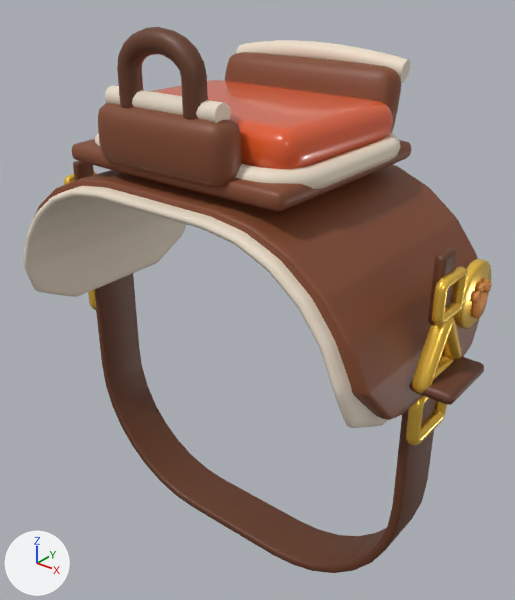
Before and after pictures for a commit that changed the glTF model art/models/Saddle.glb.
Camera for both pictures: a camera (50 mm lens) standing at (1.77, -2.12, 0.81) and looking at (0.03, 0.06, -0.54). The axes (+X, +Y, +Z) are drawn at lower left. The lights are the same throughout. The first picture is the older version. Where no turn or scale is listed for an object, it has been applied to the vertices. Vertices at exactly the same position are counted once.

The scene before the commit, as lines of its bpy script (objects in view):
```python
me_cube_001 = bpy.data.meshes.new('Cube.001')
me_cube_001.from_pydata(...)  # 2402 vertices, 4800 faces; spans x -0.474..0.474, y -0.359..0.359, z -0.089..0.089
me_cube_001.materials.append(mat_cushion)  # orange #e55927
me_girthbuckle = bpy.data.meshes.new('GirthBuckle')
me_girthbuckle.from_pydata(...)  # 3960 vertices, 7912 faces; spans x -0.96..0.96, y -0.22..0.33, z -0.82..-0.12
me_girthbuckle.materials.append(mat_gold)  # yellow #ffce50
me_handle = bpy.data.meshes.new('Handle')
me_handle.from_pydata(...)  # 1676 vertices, 3332 faces; spans x -1.05..1.05, y -0.46..0.12, z -1.74..0.6
me_handle.materials.append(mat_dark)  # brown #653821
me_pad = bpy.data.meshes.new('Pad')
me_pad.from_pydata(...)  # 2786 vertices, 5560 faces; spans x -0.84..0.84, y -0.52..0.55, z -0.66..0.48
me_pad.materials.append(mat_cream)  # pale yellow #eddfcb
me_panels = bpy.data.meshes.new('Panels')
me_panels.from_pydata(...)  # 3392 vertices, 6768 faces; spans x -0.9..0.9, y -0.49..0.51, z -0.6..0.43
me_panels.materials.append(mat_leather)  # brown #81482c
ob_saddle__cream = bpy.data.objects.new('Saddle__cream', me_pad)
ob_saddle__cream.location = (0.0, 0.0, 0.0)
ob_saddle__cushion = bpy.data.objects.new('Saddle__cushion', me_cube_001)
ob_saddle__cushion.location = (0.0, 0.02, 0.23)
ob_saddle__dark = bpy.data.objects.new('Saddle__dark', me_handle)
ob_saddle__dark.location = (0.0, 0.0, 0.0)
ob_saddle__gold = bpy.data.objects.new('Saddle__gold', me_girthbuckle)
ob_saddle__gold.location = (0.0, 0.0, 0.0)
ob_saddle__leather = bpy.data.objects.new('Saddle__leather', me_panels)
ob_saddle__leather.location = (0.0, 0.0, 0.0)
```
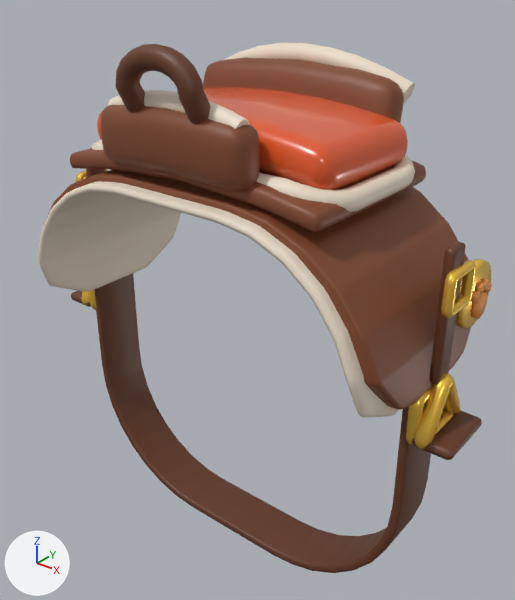
The change, as a list of edits to the scene's bpy script:
```text
Change me_pad:
    remove me_pad.from_pydata(...)  # 2786 vertices, 5560 faces; spans x -0.84..0.84, y -0.52..0.55, z -0.66..0.48
    add me_pad.from_pydata(...)  # 2786 vertices, 5560 faces; spans x -0.84..0.84, y -0.45..0.47, z -0.66..0.48
    me_pad part 1: 2594 of 2786 vertices moved; they spanned x -0.84..0.84, y -0.52..0.55, z -0.66..0.48 and now span x -0.84..0.84, y -0.45..0.47, z -0.66..0.48; mean shift (0.0, 0.0, -0.01); largest move (-0.48, 0.28, 0.19) -> (-0.58, 0.21, 0.12)
Change me_cube_001:
    remove me_cube_001.from_pydata(...)  # 2402 vertices, 4800 faces; spans x -0.474..0.474, y -0.359..0.359, z -0.089..0.089
    add me_cube_001.from_pydata(...)  # 2402 vertices, 4800 faces; spans x -0.574..0.574, y -0.299..0.299, z -0.132..0.089
    me_cube_001 part 2: 2400 of 2402 vertices moved; they spanned x -0.474..0.474, y -0.359..0.359, z -0.089..0.089 and now span x -0.574..0.574, y -0.299..0.299, z -0.132..0.089; mean shift (0.0, 0.0, -0.044); largest move (-0.469, 0.301, 0.0) -> (-0.569, 0.242, -0.058)
Change me_handle:
    remove me_handle.from_pydata(...)  # 1676 vertices, 3332 faces; spans x -1.05..1.05, y -0.46..0.12, z -1.74..0.6
    add me_handle.from_pydata(...)  # 1676 vertices, 3332 faces; spans x -1.05..1.05, y -0.47..0.14, z -1.74..0.55
    me_handle part 3: the loose piece of 56 vertices spanning x -1.05..-0.89, y -0.21..0.07, z -0.52..-0.48 is moved by (0.0, 0.07, -0.27)
    me_handle part 4: the loose piece of 56 vertices spanning x 0.89..1.05, y -0.21..0.07, z -0.52..-0.48 is moved by (0.0, 0.07, -0.27)
    me_handle part 5: 156 of 1676 vertices moved; they spanned x -0.19..0.19, y -0.46..-0.37, z 0.34..0.6 and now span x -0.19..0.19, y -0.47..-0.34, z 0.3..0.55; mean shift (0.0, -0.01, -0.05); largest move (0.0, -0.39, 0.6) -> (0.0, -0.45, 0.47)
    me_handle part 6: all 28 vertices in x -0.93..-0.89, y -0.12..-0.02, z -0.06..-0.05 are moved by (0.0, 0.07, 0.0)
    me_handle part 7: all 28 vertices in x 0.89..0.93, y -0.12..-0.02, z -0.06..-0.05 are moved by (0.0, 0.07, 0.0)
    other edits to the shape of me_handle do not show in these pictures
Change me_girthbuckle:
    remove me_girthbuckle.from_pydata(...)  # 3960 vertices, 7912 faces; spans x -0.96..0.96, y -0.22..0.33, z -0.82..-0.12
    add me_girthbuckle.from_pydata(...)  # 3964 vertices, 7924 faces; spans x -0.96..0.96, y -0.15..0.33, z -0.82..-0.12
    me_girthbuckle part 8: 1194 vertices removed from x -0.96..-0.9, y -0.22..0.08, z -0.53..-0.12; 1196 vertices added at x -0.96..-0.9, y -0.15..0.15, z -0.8..-0.12
    me_girthbuckle part 9: 1194 vertices removed from x 0.9..0.96, y -0.22..0.08, z -0.53..-0.12; 1196 vertices added at x 0.9..0.96, y -0.15..0.15, z -0.8..-0.12
Change me_panels:
    remove me_panels.from_pydata(...)  # 3392 vertices, 6768 faces; spans x -0.9..0.9, y -0.49..0.51, z -0.6..0.43
    add me_panels.from_pydata(...)  # 3392 vertices, 6768 faces; spans x -0.9..0.9, y -0.44..0.44, z -0.6..0.43
    me_panels part 10: the loose piece of 386 vertices spanning x -0.31..0.31, y -0.49..-0.32, z 0.11..0.35 is scaled about its middle by (1.14, 1, 1), then moved by (0.0, 0.04, -0.01)
    me_panels part 11: 2812 of 3392 vertices moved; they spanned x -0.9..0.9, y -0.47..0.51, z -0.6..0.43 and now span x -0.9..0.9, y -0.4..0.44, z -0.6..0.43; mean shift (0.0, -0.01, -0.01); largest move (-0.51, -0.42, 0.12) -> (-0.61, -0.36, 0.05)
```

Pixel boxes [x1, y1, x2, y2] of what changed, in the pictures (515 x 600 px; the box of a moved part takes in the faces that stretch with it):
'Saddle__leather', reshaped: before [31, 52, 479, 420]; after [43, 58, 471, 410]
'Saddle__cream', reshaped: before [23, 40, 410, 428]; after [38, 43, 415, 417]
'Saddle__dark', reshaped: before [73, 27, 484, 573]; after [71, 44, 482, 573]
'Saddle__cushion', reshaped (8% wider, 16% taller): before [104, 80, 393, 169]; after [97, 87, 408, 190]
'Saddle__gold', reshaped: before [64, 171, 491, 446]; after [76, 169, 491, 449]
part 3 of me_handle, moved or reshaped (not visible before): after [71, 290, 91, 307]
part 4 of me_handle, moved or reshaped: before [410, 354, 484, 405]; after [412, 409, 482, 460]
part 5 of me_handle, moved or reshaped: before [117, 27, 208, 118]; after [116, 44, 211, 124]
part 6 of me_handle, moved or reshaped (mostly hidden afterwards): before [73, 161, 94, 181]; after [86, 169, 106, 178]
part 7 of me_handle, moved or reshaped: before [428, 248, 456, 322]; after [430, 242, 466, 383]
part 8 of me_girthbuckle, moved or reshaped (mostly hidden): before [64, 171, 97, 185]; after [76, 169, 108, 305]
part 9 of me_girthbuckle, moved or reshaped: before [412, 266, 467, 394]; after [414, 260, 476, 449]
part 10 of me_panels, moved or reshaped: before [98, 103, 242, 188]; after [101, 105, 260, 191]
part 11 of me_panels, moved or reshaped: before [31, 52, 479, 420]; after [43, 58, 471, 410]
